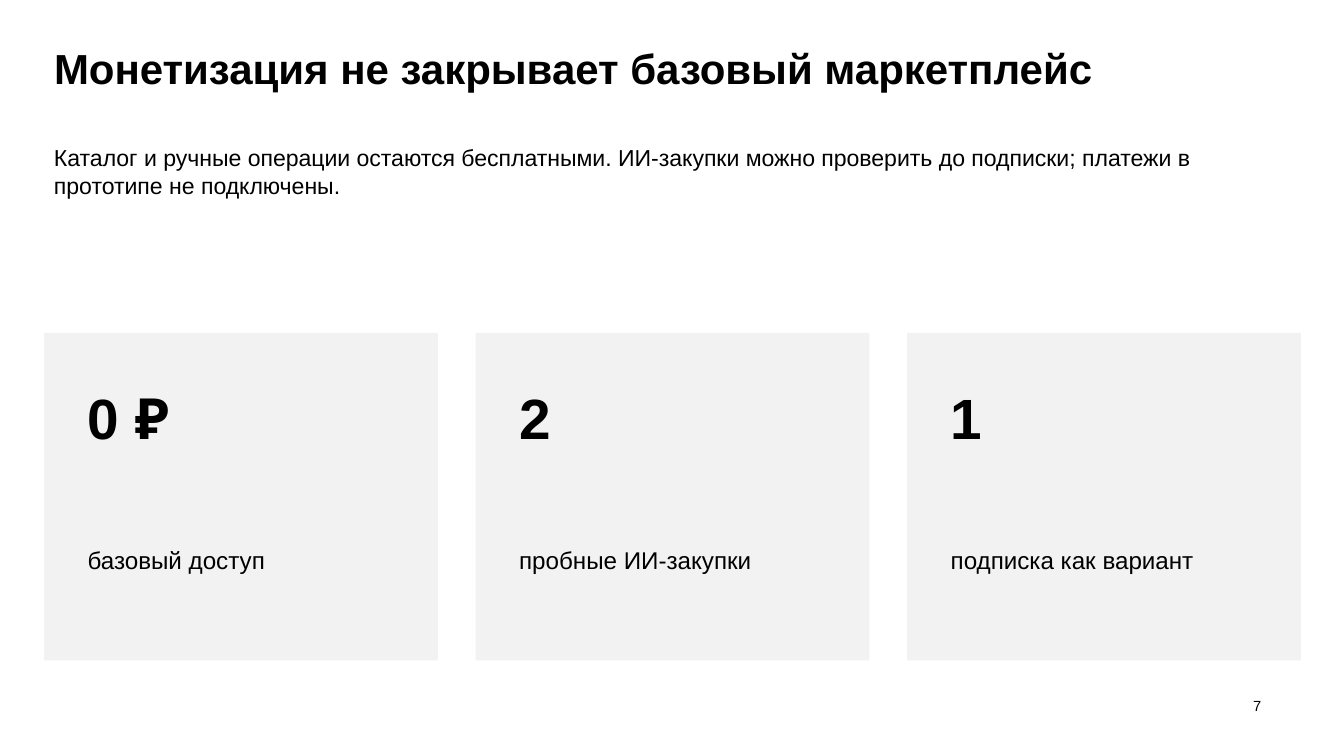
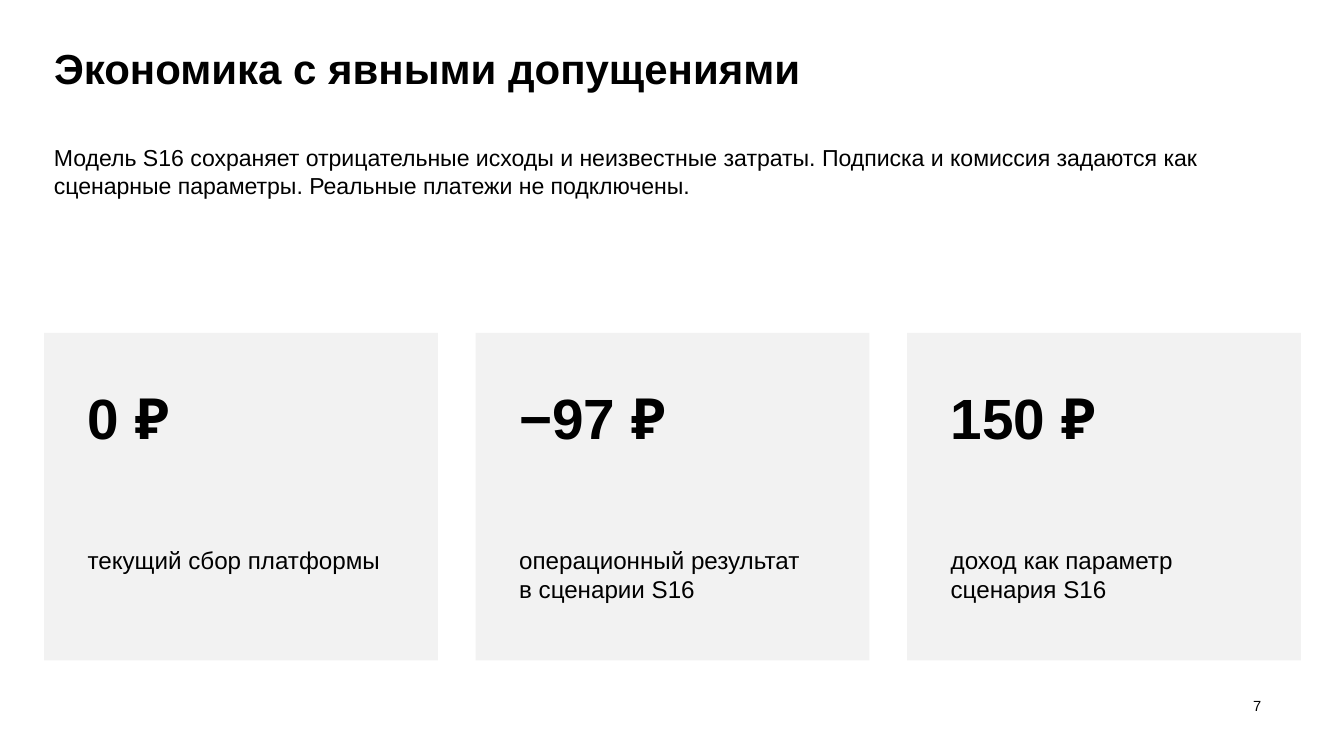
Before and after one commit to NawOmen/R136a1, a slide deck: slide 7 of docs/contest/Porukam-pitch.pptx. Drawn at 1344x756 pixels with LibreOffice and Linux fonts; fonts in the diff are those of the drawing. Boxes give left, top, right and bottom in pixels: in the first picture for what was removed or moved away, otherwise in the second. Text is boxed around its words. In the diff, an @@ line names an element or a change of style, - is before the commit and + after.

```diff
--- a/docs/contest/Porukam-pitch.pptx
+++ b/docs/contest/Porukam-pitch.pptx
@@ text at bbox=[54, 54, 800, 93]: text changed @@
-Монетизация не закрывает базовый маркетплейс
+Экономика с явными допущениями
@@ text at bbox=[54, 150, 1197, 199]: text changed @@
-Каталог и ручные операции остаются бесплатными. ИИ-закупки можно проверить до подписки; платежи в прототипе не подключены.
+Модель S16 сохраняет отрицательные исходы и неизвестные затраты. Подписка и комиссия задаются как сценарные параметры. Реальные платежи не подключены.
@@ text at bbox=[519, 399, 615, 440]: text changed @@
-2
+−97 ₽
@@ text at bbox=[951, 399, 1046, 440]: text changed @@
-1
+150 ₽
@@ text at bbox=[88, 551, 380, 574]: text changed @@
-базовый доступ
+текущий сбор платформы
@@ text at bbox=[519, 551, 799, 603]: text changed @@
-пробные ИИ-закупки
+операционный результат
+в сценарии S16
@@ text at bbox=[951, 556, 1172, 603]: text changed @@
-подписка как вариант
+доход как параметр
+сценария S16
```
Also in this commit, not shown: 4 other slides changed, 3 slides added, 3 slides removed, 19 other files.
